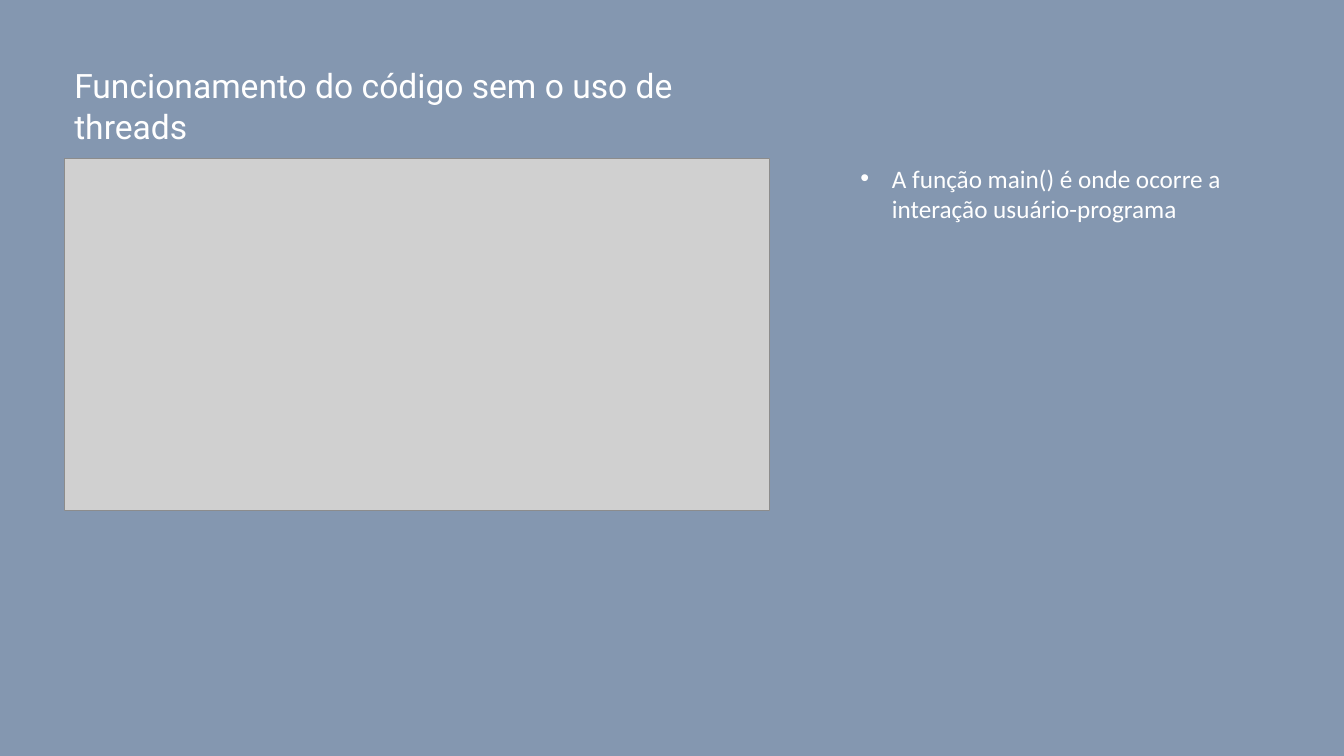
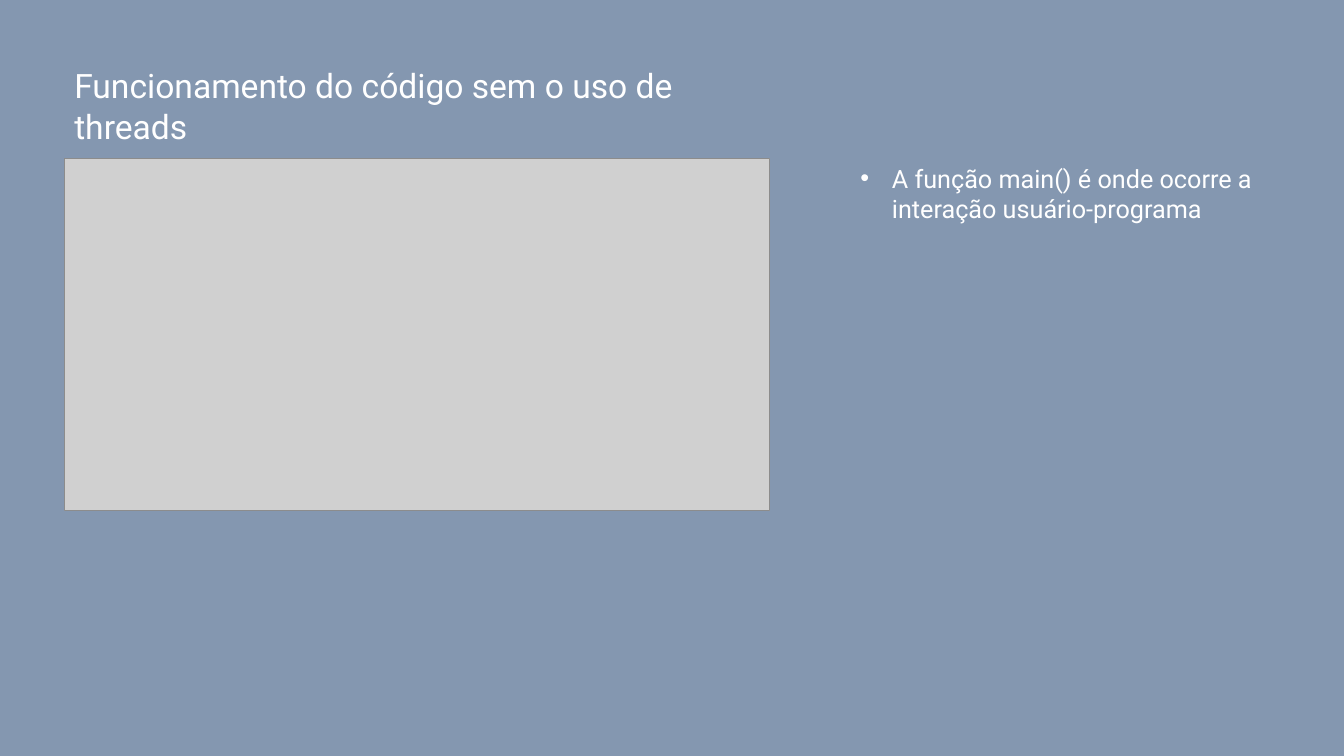
Before and after one commit to llBessa/LucasRafael_ws_OS_RR_2021, a slide deck: slide 7 of Apresentação/Fatorial.pptx. Drawn at 1344x756 pixels with LibreOffice and Linux fonts; fonts in the diff are those of the drawing; grey boxes stand for pictures. Boxes give left, top, right and bottom in pixels: in the first picture for what was removed or moved away, otherwise in the second. Text is boxed around its words. In the diff, an @@ line names an element or a change of style, - is before the commit and + after.

```diff
--- a/Apresentação/Fatorial.pptx
+++ b/Apresentação/Fatorial.pptx
@@ text "A função main() é onde ..." at bbox=[892, 168, 1252, 224]: font Calibri to Roboto @@
```
Also in this commit, not shown: 1 other slide changed, 5 slides added, 1 slide removed, 1 other file.
